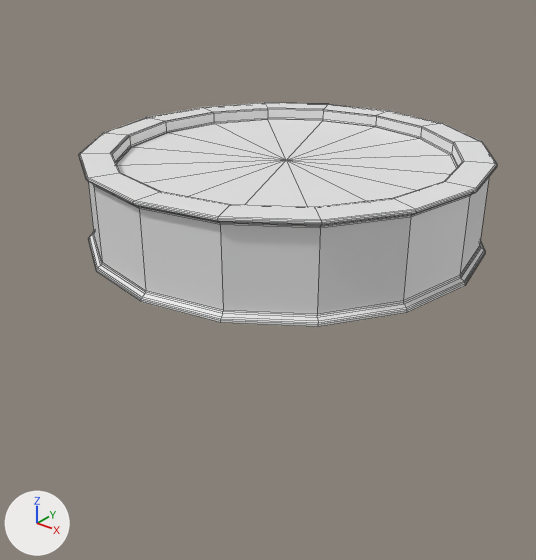
An edit to the Blender file Assets/Elements/Ground/Caio_Blender/Platforms.blend, drawn before and after from the same camera.
One viewpoint serves both versions: a 50 mm lens placed at (6.41, -8.44, 3.55), pointed at (-0.08, -0.33, -1.48). Arrows for +X, +Y and +Z are at lower left; the lights stay in place. Mesh edges are drawn as thin lines.

In view in the first picture: 'CanSardine01'.
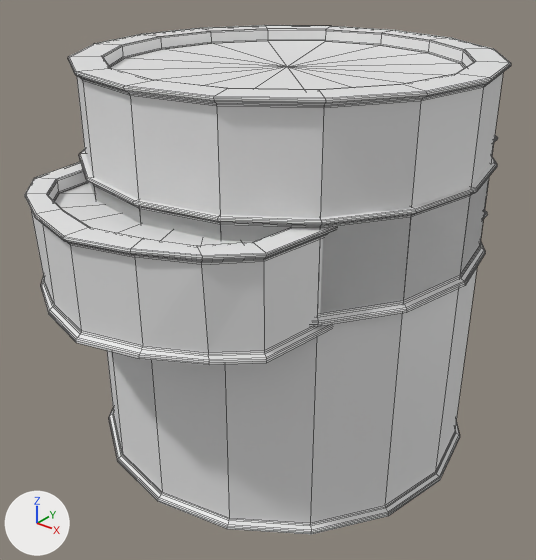
Changed parts and their boxes (x1, y1, x2, y2) in the pictures (536 x 560 px):
'CanSardine02', shown
    after: (68, 25, 511, 534)
'CanSardine03', shown
    after: (25, 136, 498, 365)
'CanSardine01', unchanged, covered by the edit
    before: (79, 103, 497, 327)
    after: (79, 149, 497, 327)

The change, as a diff of the scene's bpy script:
```diff
--- a/Assets/Elements/Ground/Caio_Blender/Platforms.blend.py
+++ b/Assets/Elements/Ground/Caio_Blender/Platforms.blend.py
@@ ob_cansardine02 @@
 ob_cansardine02.location = (0.0, 0.0, 0.0)
-ob_cansardine02.hide_set(True)
@@ ob_cansardine03 @@
 ob_cansardine03.location = (0.0, 0.0, 0.0)
-ob_cansardine03.hide_set(True)
```
